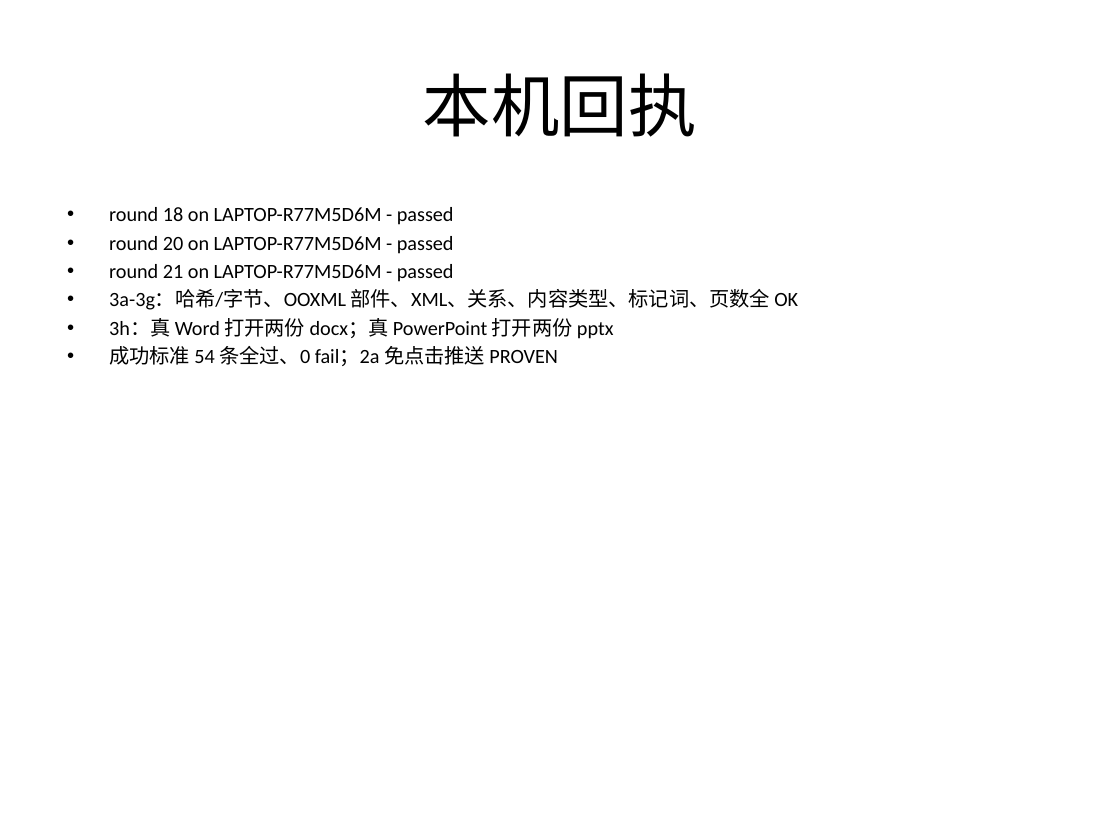
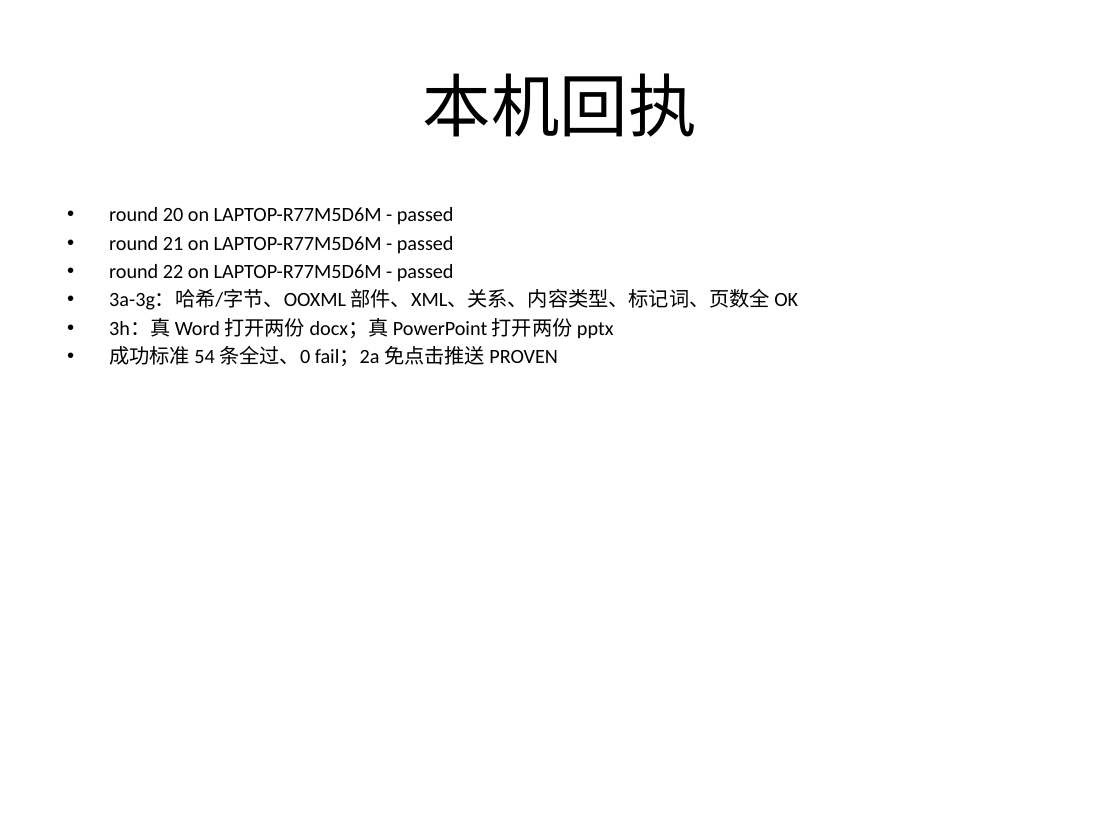
Before and after one commit to mqgg5630-cyber/git-pull-arena, a slide deck: slide 3 of deliverable/DELIVERY_01a0aa00_v2.8.1.pptx. Drawn at 1120x840 pixels with LibreOffice and Linux fonts; fonts in the diff are those of the drawing. Boxes give left, top, right and bottom in pixels: in the first picture for what was removed or moved away, otherwise in the second. Text is boxed around its words. In the diff, an @@ line names an element or a change of style, - is before the commit and + after.

Commit message:
feat: round 23 - PPT Master v6.4.0 deck (12 pages, native DrawingML) + SVG sources + build record + manifest now declares 7 artifacts

```diff
--- a/deliverable/DELIVERY_01a0aa00_v2.8.1.pptx
+++ b/deliverable/DELIVERY_01a0aa00_v2.8.1.pptx
@@ text at (109, 207, 454, 225): paragraph removed @@
-• round 18 on LAPTOP-R77M5D6M - passed
@@ text at (109, 264, 454, 282): paragraph added @@
+• round 22 on LAPTOP-R77M5D6M - passed
```
Also in this commit, not shown: 1 other slide changed, 23 other files.
